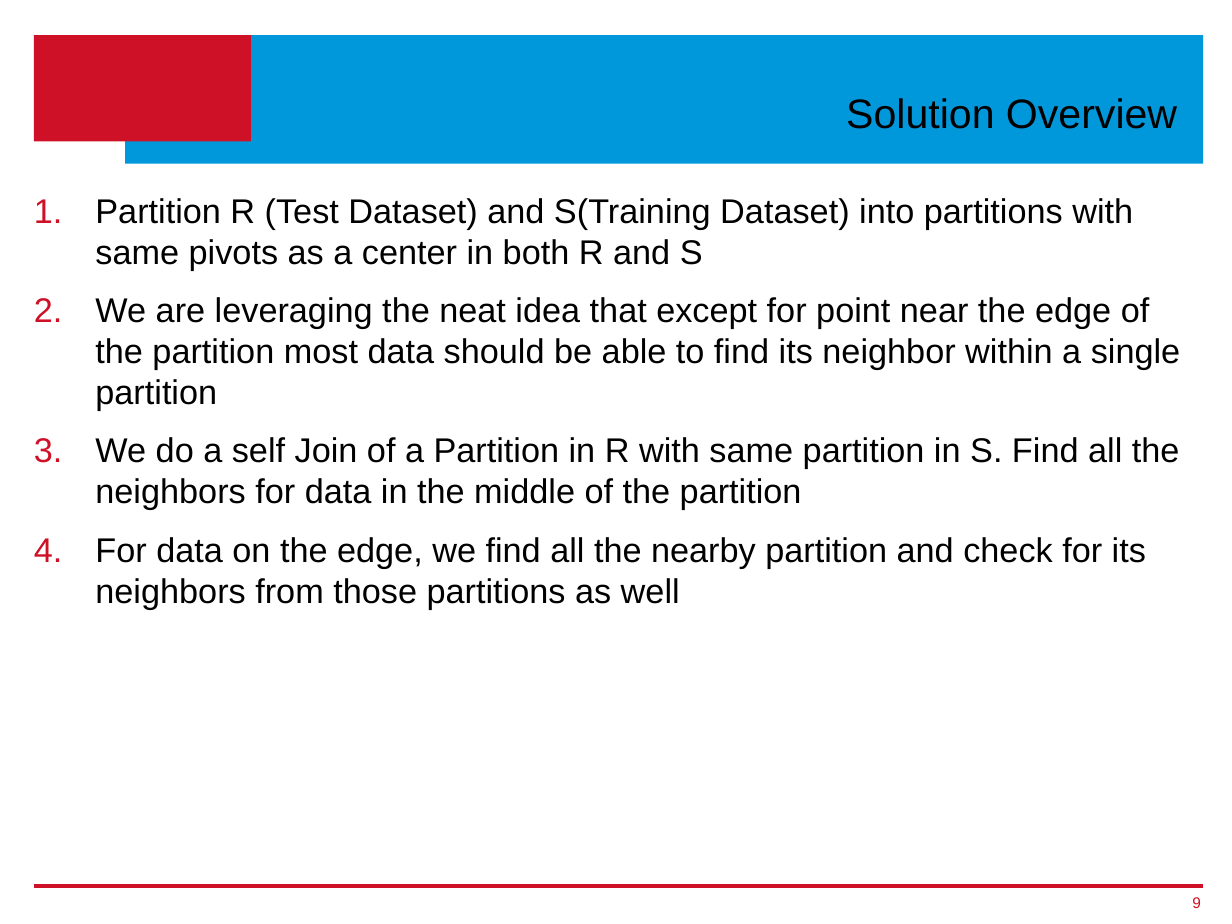
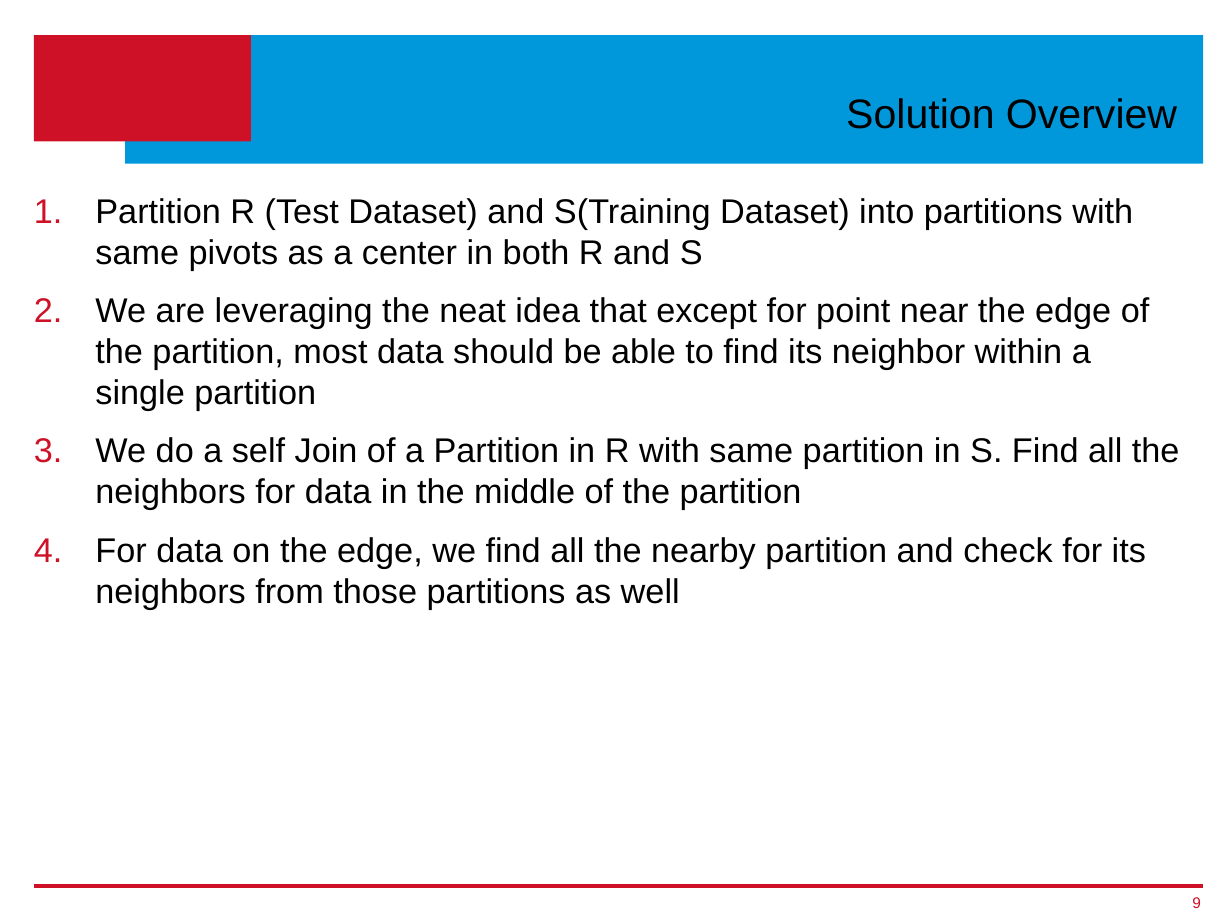
Before and after one commit to ageekymonk/syduni_ms_report, a slide deck: slide 9 of Thesis-Presentation_v1.pptx. Drawn at 1232x924 pixels with LibreOffice and Linux fonts; fonts in the diff are those of the drawing; background and template pictures are left out. Boxes give left, top, right and bottom in pixels: in the first picture for what was removed or moved away, otherwise in the second. Text is boxed around its words. In the diff, an @@ line names an element or a change of style, - is before the commit and + after.

```diff
--- a/Thesis-Presentation_v1.pptx
+++ b/Thesis-Presentation_v1.pptx
@@ text at (95,297,1150,411): text changed @@
-2. We are leveraging the neat idea that except for point near the edge of the partition most data should be able to find its neighbor within a single partition
+2. We are leveraging the neat idea that except for point near the edge of the partition, most data should be able to find its neighbor within a single partition
```
Also in this commit, not shown: 4 other slides changed.
